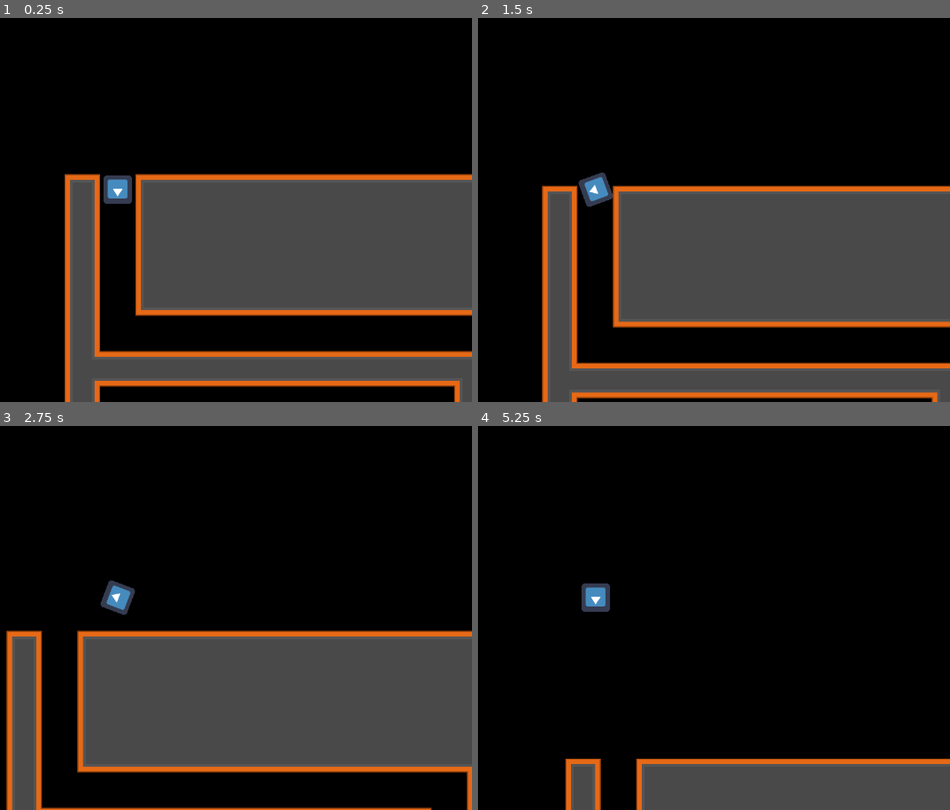
Above: before the commit, frames 1-4 (two rows, left to right).
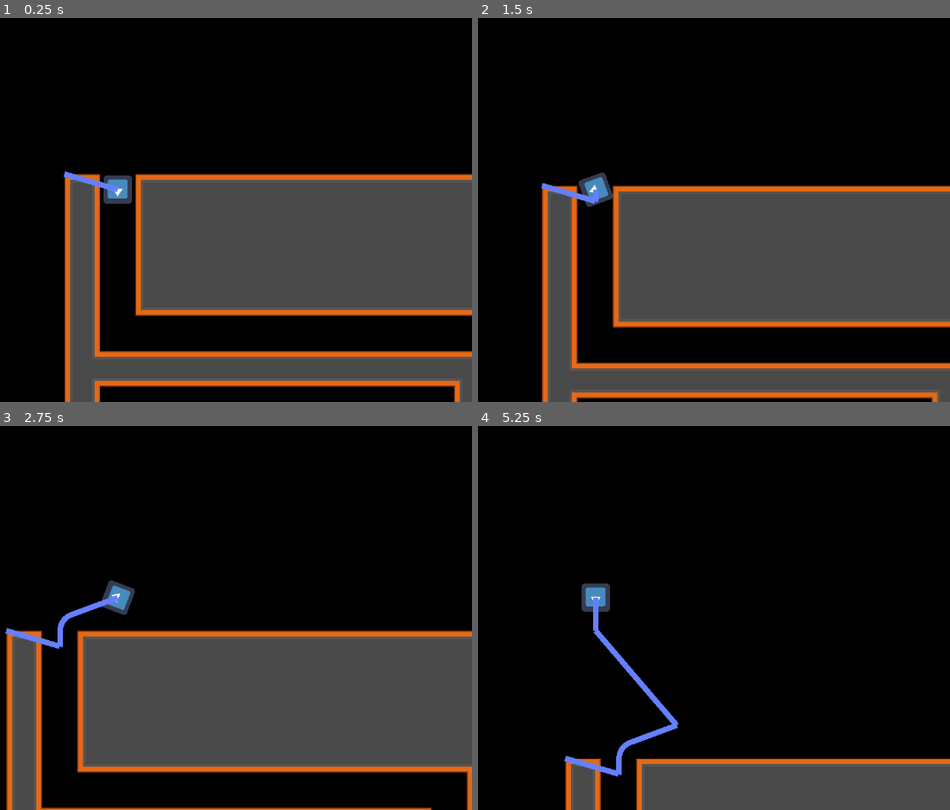
Above: after the commit, the same moments.

Repository: KjarrigansGames/clockwork
Game: Godot game, scene res://scenes/Level.tscn
Same seed, same stepped clock (60 frames per second), same inputs: the game is played once before the commit and once after it. The engine's default icon, where the game draws it, is replaced by a stand-in: a white triangle on a blue panel in a dark square.
Inputs:
- Up to frame 1 (0.25 s): no input
- Up to frame 2 (1.5 s): tap Enter at 0.5 s; hold Right (ui_right) 0.53-1.28 s; hold Down (ui_down) from 1.28 s (still down)
- Up to frame 3 (2.75 s): release Down (ui_down) at 2.03 s; hold Right (ui_right) from 2.03 s (still down)
- Up to frame 4 (5.25 s): release Right (ui_right) at 2.78 s; hold Up (ui_up) 2.78-3.53 s; hold Left (ui_left) 3.53-5.03 s; hold Down (ui_down) from 5.03 s (still down)

The runs differ from the first frame. In frame 1, 0.2% of the frame differs, in the area x 13-26%, y 39-46%; in frame 2, 0.2%; in frame 3, 0.5%; in frame 4, 1.0%, in the area x 18-43%, y 44-92%.

Commit message:
Add trail to player

Diff:
--- a/scenes/Player.gd
+++ b/scenes/Player.gd
@@ -24,3 +24,4 @@
 	rotation += rotation_direction * ROTATION_SPEED * delta
 
 	velocity = move_and_slide(velocity)
+	get_node("PlayerTrail").paint_point()
--- a/scenes/Player.tscn
+++ b/scenes/Player.tscn
@@ -1,7 +1,8 @@
-[gd_scene load_steps=4 format=2]
+[gd_scene load_steps=5 format=2]
 
 [ext_resource path="res://icon.png" type="Texture" id=1]
 [ext_resource path="res://scenes/Player.gd" type="Script" id=2]
+[ext_resource path="res://scenes/PlayerTrail.gd" type="Script" id=3]
 
 [sub_resource type="CircleShape2D" id=1]
 radius = 31.1156
@@ -23,3 +24,8 @@
 
 [node name="CollisionShape2D" type="CollisionShape2D" parent="."]
 shape = SubResource( 1 )
+
+[node name="PlayerTrail" type="Line2D" parent="."]
+points = PoolVector2Array( -0.688754, -0.676313 )
+script = ExtResource( 3 )
+targetPath = NodePath("..")
--- /dev/null
+++ b/scenes/PlayerTrail.gd
@@ -0,0 +1,17 @@
+extends Line2D
+
+var target
+
+export(NodePath) var targetPath
+
+# Called when the node enters the scene tree for the first time.
+func _ready():
+	target = get_node(targetPath)
+	pass # Replace with function body.
+
+func paint_point():
+	global_position = Vector2(0,0)
+	global_rotation = 0
+
+	add_point(target.global_position)
+	pass
